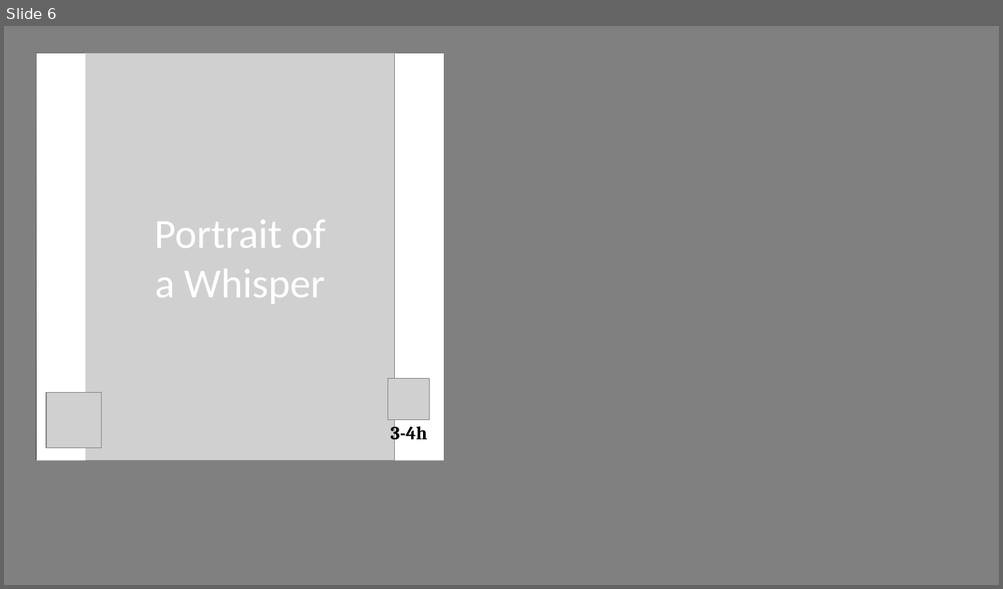
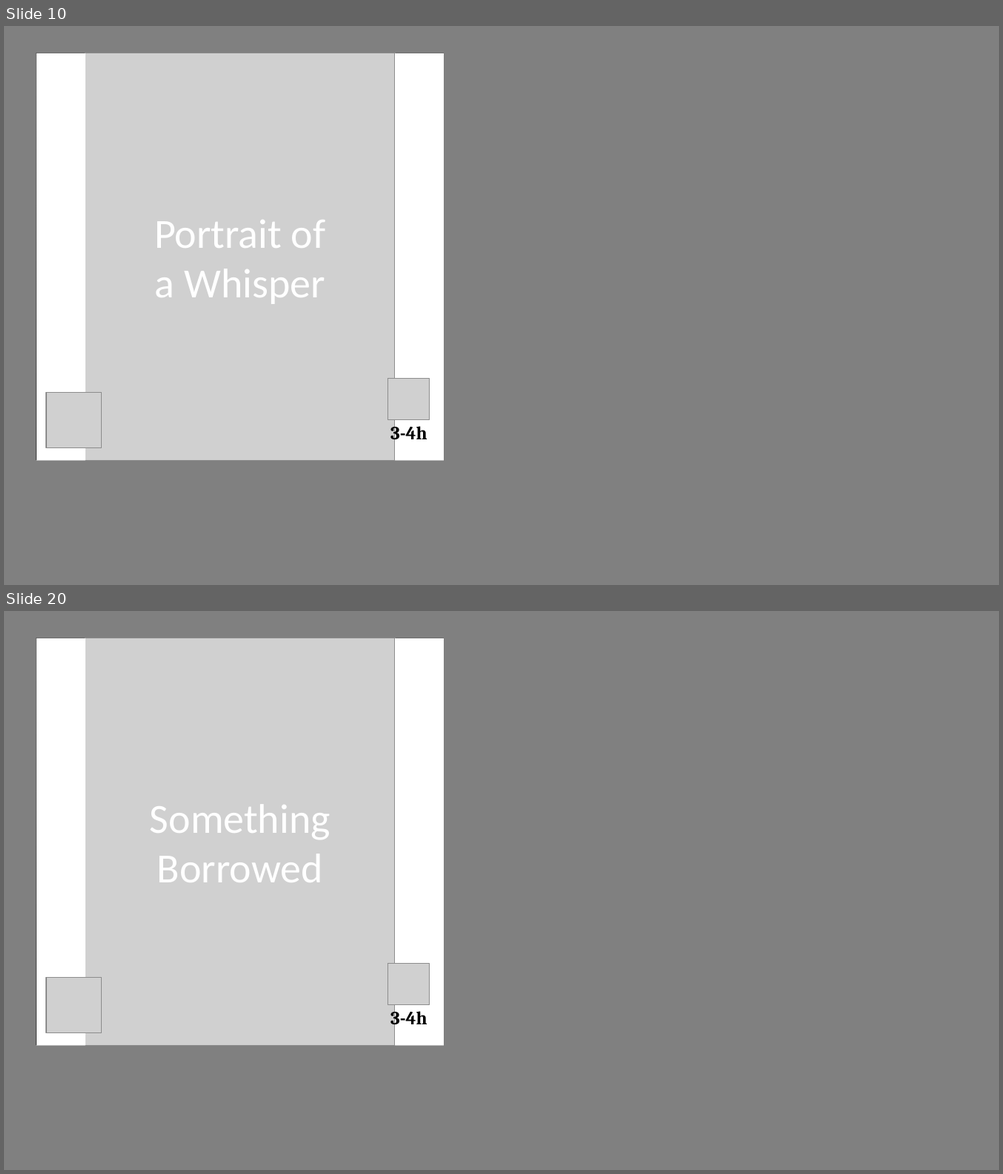
Before and after one commit to olinkirkland/scribbles, a slide deck: data/_work-in-progress/_share/cover-images.pptx. Shown one above the other, each under a label of ours: slide 6 before the commit, slides 10 and 20 after it; the slides between them are not shown. The pictures are 1003x589 and 1003x1174 pixels, drawn with LibreOffice and Linux fonts; fonts in the diff are those of the drawing; grey boxes stand for pictures. Boxes give left, top, right and bottom in pixels: in the first picture for what was removed or moved away, otherwise in the second. Text is boxed around its words. In the diff, an @@ line names an element or a change of style, - is before the commit and + after.

```diff
--- a/data/_work-in-progress/_share/cover-images.pptx
+++ b/data/_work-in-progress/_share/cover-images.pptx
@@ slide 20 added at (4, 611, 999, 1170), background #808080 @@
@@ picture added at (36, 638, 444, 1046) @@
@@ rectangle added at (36, 638, 444, 1046), fill gradient #000000 @@
@@ rectangle added at (36, 638, 85, 1046), fill #FFFFFF @@
@@ picture added at (85, 638, 395, 1045) @@
@@ rectangle added at (395, 638, 444, 1046), fill #FFFFFF @@
@@ text added at (150, 804, 330, 883), 40 pt, text #FFFFFF @@
+Something Borrowed
@@ picture added at (388, 964, 430, 1005) @@
@@ picture added at (46, 978, 102, 1034) @@
@@ text added at (390, 1008, 427, 1029), 18 pt, text #000000, bold @@
+3-4h
@@ what was slide 6 is now slide 10 @@
```
Also in this commit, not shown: 16 other slides added, 30 other files.
